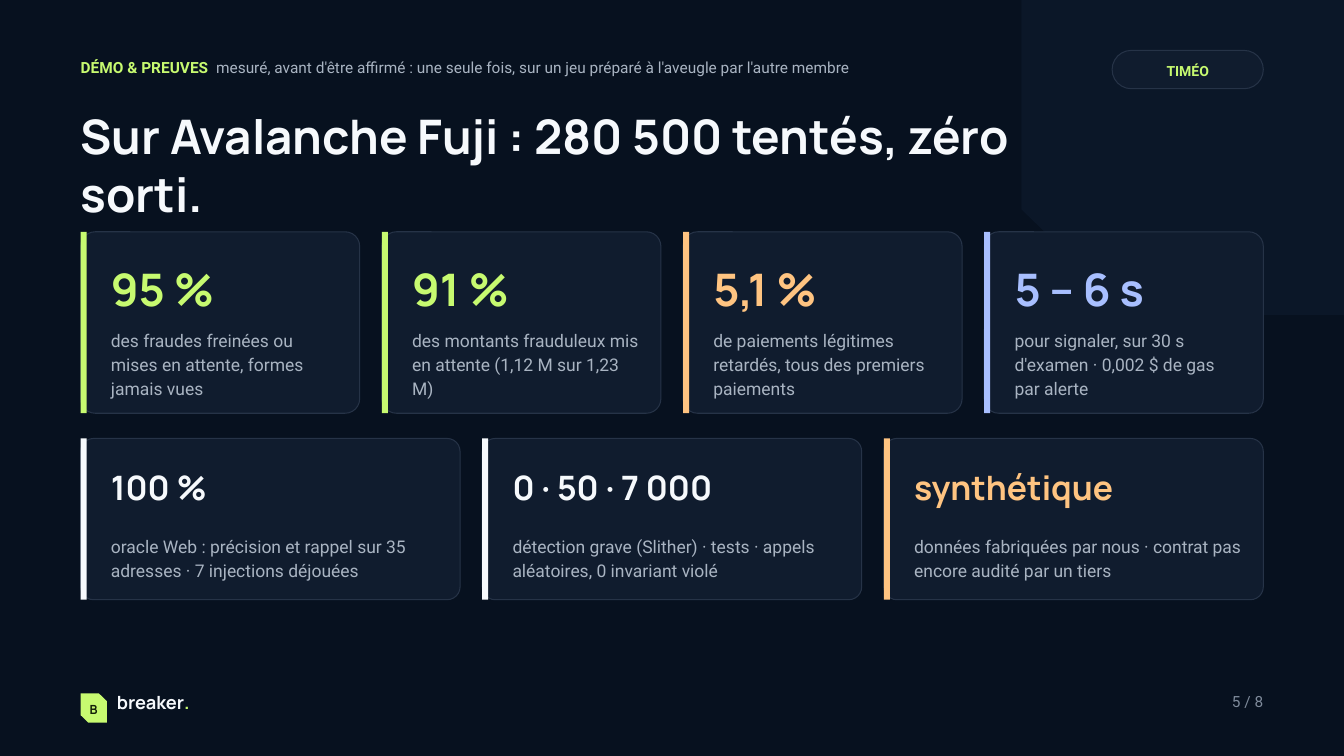
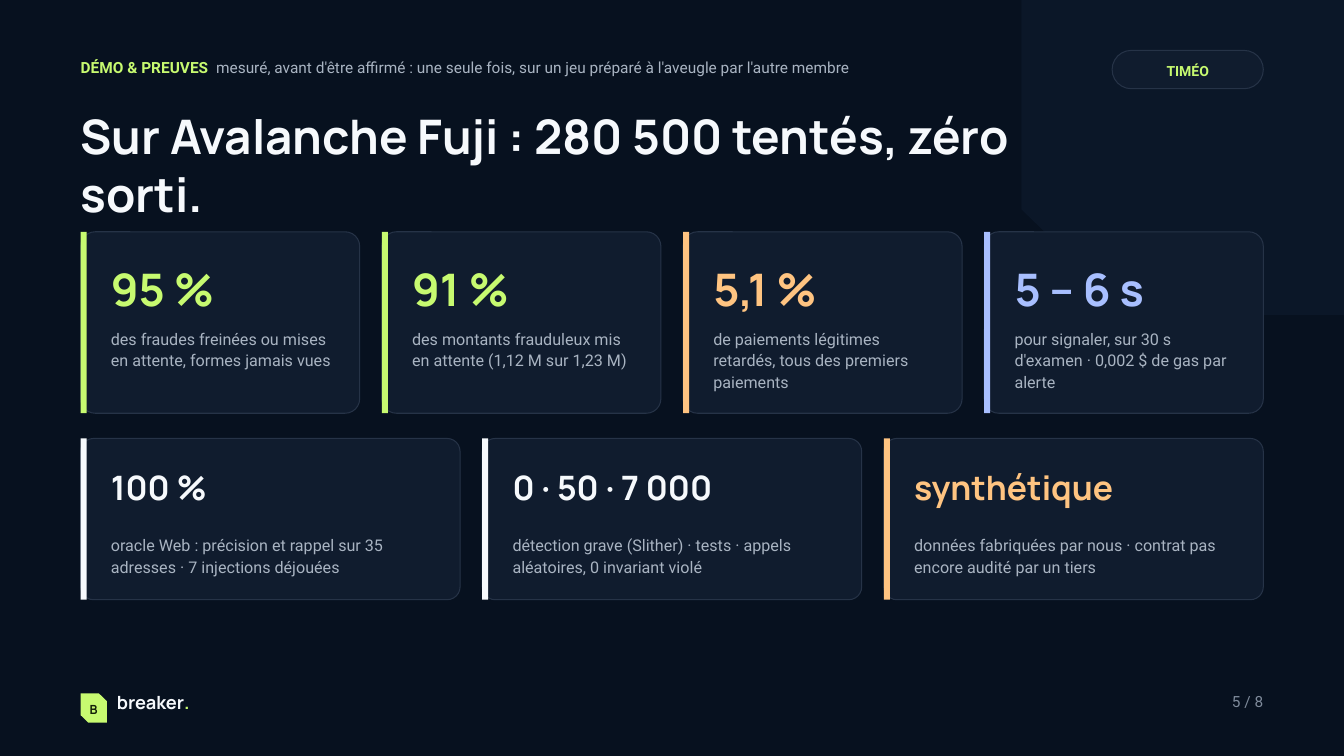
Before and after one commit to veryromain/hackathon-ia-cyber-romain-timeo, a slide deck: slide 5 of shared/pitch/Breaker-pitch.pptx. Drawn at 1344x756 pixels with LibreOffice and Linux fonts; fonts in the diff are those of the drawing. Boxes give left, top, right and bottom in pixels: in the first picture for what was removed or moved away, otherwise in the second. Text is boxed around its words. In the diff, an @@ line names an element or a change of style, - is before the commit and + after.

```diff
--- a/shared/pitch/Breaker-pitch.pptx
+++ b/shared/pitch/Breaker-pitch.pptx
@@ size 12.5 to 11.5 pt; line spacing 1.15 to 1.12 in 7 elements at box(111, 539, 383, 577), box(513, 538, 792, 575), box(914, 539, 1216, 576), box(111, 333, 331, 370), box(412, 333, 627, 370), box(713, 333, 908, 391), box(1015, 333, 1226, 388) @@
```
Also in this commit, not shown: 6 other slides changed, 7 other files.
